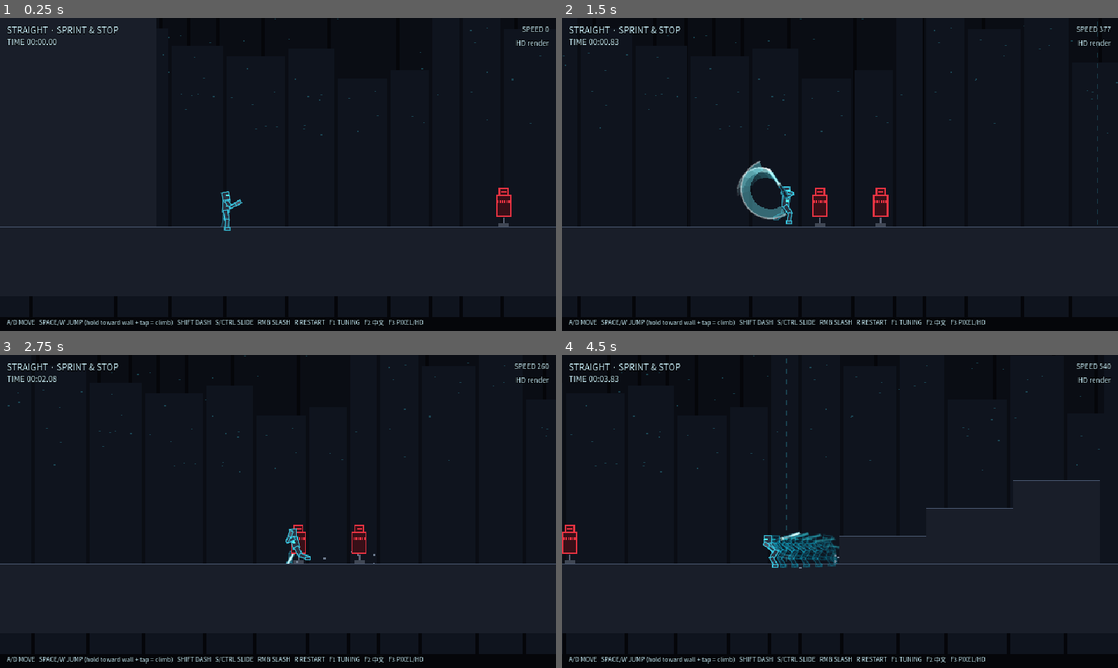
Above: before the commit, frames 1-4 (two rows, left to right).
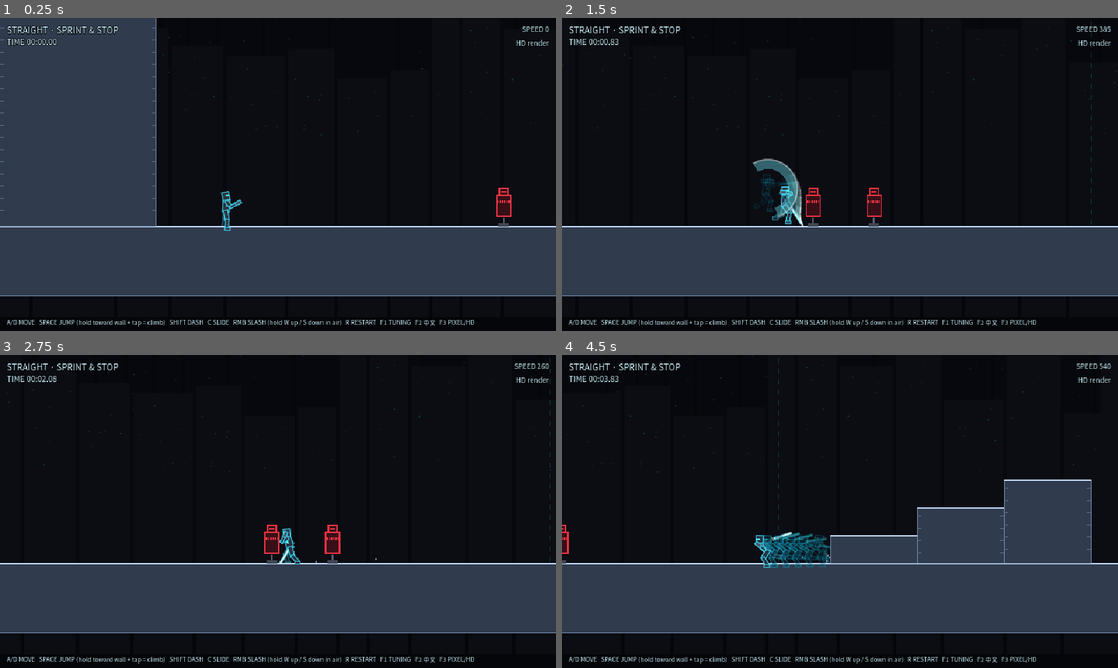
Above: after the commit, the same moments.

Repository: tntsgdi/NEON-RAID
Game: Godot game, scene res://scenes/main.tscn
Same seed, same stepped clock (60 frames per second), same inputs: the game is played once before the commit and once after it.
Inputs (mouse positions are in pixels of both pictures, inside the frame that each line leads up to):
- Up to frame 1 (0.25 s): no input
- Up to frame 2 (1.5 s): tap Enter at 0.5 s; move the mouse to (962, 158) at 0.52 s; hold D (move_right) from 0.53 s (still down); tap Shift (dash) at 0.6 s; click (962, 158) at 0.67 s; tap Space (jump) at 0.77, 1.07 s; right-click (962, 158) at 0.8 s; move the mouse to (728, 190) at 1.27 s; right-click (728, 190) at 1.35 s
- Up to frame 3 (2.75 s): tap Space (jump) at 1.52, 1.82 s; tap C (slide, bound only after the commit) at 1.55 s; move the mouse to (333, 442) at 2.02 s; release D (move_right) at 2.03 s; hold A (move_left) from 2.03 s (still down); hold C (slide, bound only after the commit) from 2.03 s (still down); tap Ctrl (slide, bound only before the commit) at 2.3 s
- Up to frame 4 (4.5 s): move the mouse to (812, 574) at 2.77 s; release A (move_left) at 2.78 s; release C (slide, bound only after the commit) at 2.78 s; hold D (move_right) 2.78-4.28 s; tap Ctrl (slide, bound only before the commit) at 2.85 s; click (812, 574) at 2.92 s; tap Space (jump) at 3.02, 3.05, 3.32 s; move the mouse to (1006, 558) at 3.52 s; hold Space (jump) 3.53-4.28 s; tap Shift (dash) at 3.8, 4.35 s; move the mouse to (673, 464) at 4.27 s; hold A (move_left) from 4.28 s (still down)

The runs differ from the first frame. In frame 1, 41% of the frame differs, in the area x 0-100%, y 0-99%; in frame 2, 25%; in frame 3, 25%; in frame 4, 33%.

Commit message:
Facing-based slash with up/down slash, C to slide, readable walls
Slash follows facing (hold W for up slash, S in air for down slash with
pogo bounce); slide moves to C and jump is Space only. Solid geometry
is brighter with outlines and grip marks, backdrop darker, and wall
slides throw sparks so walls are obvious.

Diff:
--- a/scripts/core/controls.gd
+++ b/scripts/core/controls.gd
@@ -6,9 +6,9 @@
 	"move_right": [KEY_D, KEY_RIGHT],
 	"move_up": [KEY_W, KEY_UP],
 	"move_down": [KEY_S, KEY_DOWN],
-	"jump": [KEY_SPACE, KEY_W],
+	"jump": [KEY_SPACE],
 	"dash": [KEY_SHIFT],
-	"slide": [KEY_CTRL, KEY_S],
+	"slide": [KEY_C],
 	"restart": [KEY_R],
 	"tuning": [KEY_F1],
 	"language": [KEY_F2],
--- a/scripts/core/i18n.gd
+++ b/scripts/core/i18n.gd
@@ -14,8 +14,8 @@
 	"HUD_SPEED": ["速度 %d", "SPEED %d"],
 	"HUD_FINISH": ["完成  %s", "CLEAR  %s"],
 	"HUD_HINT": [
-		"A/D 移动   空格/W 跳（贴墙按住朝墙连按=爬墙）   Shift 冲刺   S/Ctrl 滑铲   右键 挥刀   R 重来   F1 调参   F2 English   F3 像素/高清",
-		"A/D MOVE   SPACE/W JUMP (hold toward wall + tap = climb)   SHIFT DASH   S/CTRL SLIDE   RMB SLASH   R RESTART   F1 TUNING   F2 中文   F3 PIXEL/HD",
+		"A/D 移动   空格 跳（贴墙按住朝墙连按 = 爬墙）   Shift 冲刺   C 滑铲   右键 挥刀（按住 W 上挑 / 空中按住 S 下劈）   R 重来   F1 调参   F2 English   F3 像素/高清",
+		"A/D MOVE   SPACE JUMP (hold toward wall + tap = climb)   SHIFT DASH   C SLIDE   RMB SLASH (hold W up / S down in air)   R RESTART   F1 TUNING   F2 中文   F3 PIXEL/HD",
 	],
 	"HUD_MODE_HD": ["高清渲染", "HD render"],
 	"HUD_MODE_PIXEL": ["像素渲染 640×360", "Pixel render 640x360"],
--- a/scripts/level/city_backdrop.gd
+++ b/scripts/level/city_backdrop.gd
@@ -5,14 +5,15 @@
 var tint := Color(0.06, 0.08, 0.12)
 var height := 200.0
 var seed_value := 1
-var window_color := Color(0.25, 0.85, 0.95, 0.25)
+var window_color := Color(0.25, 0.85, 0.95, 0.14)
 
 
 static func make() -> Node2D:
 	var root := Node2D.new()
 	root.name = "Backdrop"
-	root.add_child(_layer(Vector2(0.15, 0.3), Color(0.04, 0.05, 0.08), 260.0, 7))
-	root.add_child(_layer(Vector2(0.4, 0.6), Color(0.06, 0.08, 0.12), 180.0, 3))
+	# 背景压暗、低对比，免得被当成能站能蹬的墙
+	root.add_child(_layer(Vector2(0.15, 0.3), Color(0.028, 0.034, 0.052), 260.0, 7))
+	root.add_child(_layer(Vector2(0.4, 0.6), Color(0.042, 0.05, 0.075), 180.0, 3))
 	return root
 
 
--- a/scripts/level/test_range.gd
+++ b/scripts/level/test_range.gd
@@ -35,8 +35,11 @@
 const FINISH_X := 2950.0
 const PIT_Y := 220.0
 
-const FILL := Color(0.1, 0.12, 0.16)
-const TOP := Color(0.3, 0.36, 0.46)
+## 实体要和背景一眼分开：更亮的填充 + 四边描边；可以蹬的墙面上有横向抓痕
+const FILL := Color(0.19, 0.23, 0.3)
+const EDGE := Color(0.46, 0.56, 0.7)
+const TOP := Color(0.75, 0.84, 0.95)
+const GRIP := Color(0.36, 0.44, 0.56)
 const MARK := Color(0.25, 0.85, 0.95, 0.22)
 
 var dummies: Array[TargetDummy] = []
@@ -86,7 +89,14 @@
 			y += 12.0
 	for r in SOLIDS:
 		draw_rect(r, FILL)
-		draw_line(r.position + Vector2(0, 0.5), Vector2(r.end.x, r.position.y + 0.5), TOP, 1.0)
+		draw_rect(r, EDGE, false, 1.0)
+		draw_line(r.position + Vector2(0, 0.5), Vector2(r.end.x, r.position.y + 0.5), TOP, 2.0)
+		if r.size.y > 60.0:
+			var y: float = r.position.y + 10.0
+			while y < minf(r.end.y, 0.0) - 6.0:
+				draw_line(Vector2(r.position.x, y), Vector2(r.position.x + 5, y), GRIP, 1.0)
+				draw_line(Vector2(r.end.x - 5, y), Vector2(r.end.x, y), GRIP, 1.0)
+				y += 14.0
 	# 终点线：青色斜纹
 	for i in 12:
 		var c := Color(0.25, 0.9, 1.0, 0.8) if i % 2 == 0 else Color(0.05, 0.25, 0.3, 0.8)
--- a/scripts/player/player.gd
+++ b/scripts/player/player.gd
@@ -16,8 +16,6 @@
 const CHEST := Vector2(0, -26)
 const STAND := Vector2(12, 36)
 const LOW := Vector2(12, 16)
-const ASSIST_RANGE := 64.0
-const ASSIST_ANGLE := 45.0
 
 var input: PlayerInput = DeviceInput.new()
 var state := State.AIR
@@ -192,6 +190,11 @@
 		return
 	velocity.x = _wall_dir * 30.0
 	_gravity(delta, T.wall_slide_speed, T)
+	# 贴墙时手上擦出火星，一眼看出"正扒在墙上"
+	_skid_dust -= delta
+	if _skid_dust <= 0.0 and velocity.y > 20.0:
+		_skid_dust = 0.05
+		Fx.dust(fx_parent, global_position + Vector2(_wall_dir * 6, -24), float(-_wall_dir), 2)
 
 
 func _dash(delta: float, T: Dictionary) -> void:
@@ -427,14 +430,14 @@
 	_slash_queued = false
 	_slash_hit_done = false
 	_slash_dash = state == State.DASH
-	_slash_aim = _assist_aim(aim)
+	_slash_aim = _slash_dir()
 	var heavy := step == 2 or _slash_dash
 	trail.heavy = heavy
 	Audio.play("swing_heavy" if heavy else "swing", -5.0)
-	# 出刀前冲：地面朝出刀方向踏一步；空中第一刀稍微滞空
+	# 出刀前冲：横斩在地面朝前踏一步；空中第一刀稍微滞空
 	var lunge: float = T.slash_lunge * (1.5 if step == 2 else 1.0)
-	var sx := signf(_slash_aim.x) if absf(_slash_aim.x) > 0.2 else float(facing)
-	if state == State.GROUND:
+	var sx := float(facing)
+	if state == State.GROUND and _slash_aim.y == 0.0:
 		if signf(velocity.x) == sx:
 			velocity.x = sx * maxf(absf(velocity.x), lunge)
 		else:
@@ -446,29 +449,21 @@
 			velocity.y = minf(velocity.y, 10.0)
 
 
-## 挥刀吸附：瞄准方向左右 45° 内、够得着的敌人里最近的那个
-func _assist_aim(a: Vector2) -> Vector2:
-	var origin := global_position + CHEST
-	var best := a
-	var best_d := INF
-	for n in get_tree().get_nodes_in_group("hittable"):
-		if n.has_method("alive") and not n.alive():
-			continue
-		var to: Vector2 = n.hurt_rect().get_center() - origin
-		var d := to.length()
-		if d > ASSIST_RANGE or absf(a.angle_to(to)) > deg_to_rad(ASSIST_ANGLE):
-			continue
-		if d < best_d:
-			best_d = d
-			best = to.normalized()
-	return best
+## 挥刀方向：固定朝面朝方向；按住上 = 上挑，空中按住下 = 下劈（不看鼠标）
+func _slash_dir() -> Vector2:
+	if input.move.y < -0.5:
+		return Vector2.UP
+	if input.move.y > 0.5 and state != State.GROUND and state != State.SLIDE:
+		return Vector2.DOWN
+	return Vector2(facing, 0)
 
 
 func _do_hit(T: Dictionary) -> void:
 	_slash_hit_done = true
 	var heavy := slash_step == 2 or _slash_dash
 	var reach := 20.0 + (6.0 if slash_step == 2 else 0.0) + (8.0 if _slash_dash else 0.0)
-	var origin := global_position + CHEST
+	# 下劈从腰部出刀，打得到脚下的敌人
+	var origin := global_position + (Vector2(0, -10) if _slash_aim == Vector2.DOWN else CHEST)
 	var center := origin + _slash_aim * 14.0
 	var hit_any := false
 	for n in get_tree().get_nodes_in_group("hittable"):
@@ -486,6 +481,11 @@
 	SlashFx.spawn(fx_parent, origin, base + s.from, base + s.to, facing, 14.0 + reach, heavy)
 	if hit_any:
 		Audio.play("hit_heavy" if heavy else "hit", -2.0)
+		# 下劈打中：像踩弹一样弹起来，并恢复空中冲刺
+		if _slash_aim == Vector2.DOWN and state != State.GROUND:
+			velocity.y = -T.jump_velocity * 0.85
+			_air_dashes = int(T.air_dashes)
+			_set_state(State.AIR)
 		impact.emit(6.0 if heavy else 3.5)
 		var stop: float = T.hit_stop * (1.7 if heavy else 1.0)
 		if stop > 0.0:
@@ -504,13 +504,12 @@
 	if state == State.WALL:
 		facing = -_wall_dir
 		return
-	if state == State.DASH or state == State.SLIDE or _wall_lock > 0.0 or _skidding():
+	# 挥刀期间锁朝向：刀不会挥到一半转身
+	if state == State.DASH or state == State.SLIDE or _wall_lock > 0.0 or _skidding() or slash_step >= 0:
 		return
 	var d := _dir_x()
 	if d != 0:
 		facing = d
-	elif state == State.GROUND and absf(velocity.x) < 20.0 and absf(aim.x) > 0.2:
-		facing = int(signf(aim.x))
 
 
 func _animate(delta: float, T: Dictionary) -> void:
--- a/tests/m1_test.gd
+++ b/tests/m1_test.gd
@@ -165,7 +165,8 @@
 	var d = main.range_.dummies[0]
 	var before: int = d.hits
 	var log := await _drive(Vector2(352, 0), [
-		{"frames": 2, "move": Vector2.ZERO, "aim": R},
+		{"frames": 1, "move": R},
+		{"frames": 20, "move": Vector2.ZERO},
 		{"frames": 1, "press": ["slash"]},
 		{"until": func(p): return p.slash_step == 0 and p._slash_time > 0.06, "max": 120},
 		{"frames": 1, "press": ["slash"]},
@@ -180,16 +181,19 @@
 		if e.slash >= 0:
 			steps_seen[e.slash] = true
 	_check(steps_seen.size() == 3, "三段连击都出现（%s）" % str(steps_seen.keys()))
-	# 吸附：鼠标朝斜上 35°，训练机在正前方，也能打中
-	var h0: int = d.hits
-	await _drive(Vector2(352, 0), [{"frames": 30, "aim": Vector2(0.82, -0.57)}, {"frames": 1, "press": ["slash"]}, {"frames": 40}])
-	_check(d.hits > h0 or not d.alive(), "挥刀吸附到瞄准方向 45° 内的敌人")
+	# 上挑：按住上再挥刀，刀朝正上方
+	await _drive(Vector2(352, 0), [{"frames": 2, "move": Vector2(0, -1)}, {"frames": 1, "move": Vector2(0, -1), "press": ["slash"]}, {"frames": 30, "move": Vector2(0, -1)}])
+	_check(player._slash_aim == Vector2.UP, "按住上挥刀 = 上挑（%s）" % str(player._slash_aim))
+	# 下劈：空中按住下挥刀，打中训练机会弹起来
+	var pogo := await _drive(Vector2(380, -58), [{"frames": 3, "move": Vector2(0, 1)}, {"frames": 1, "move": Vector2(0, 1), "press": ["slash"]}, {"frames": 40, "move": Vector2(0, 1)}])
+	var bounced := pogo.any(func(e): return e.vel.y < -300.0)
+	_check(player._slash_aim == Vector2.DOWN and bounced, "空中按住下挥刀 = 下劈，打中后弹起（%s）" % str(player._slash_aim))
 	# 打碎：一直砍到碎
 	var spam := []
 	for i in 12:
 		spam.append({"frames": 1, "press": ["slash"], "aim": R})
 		spam.append({"frames": 14, "aim": R})
-	await _drive(Vector2(352, 0), spam)
+	await _drive(Vector2(352, 0), [{"frames": 1, "move": R}] + spam)
 	var broke: bool = not d.alive() or d.hp == d.MAX_HP
 	_check(broke, "打满 HP 训练机会碎掉（hp=%d）" % d.hp)
 	for i in 200:
--- a/tests/pacing_probe.gd
+++ /dev/null
@@ -1,26 +0,0 @@
-extends SceneTree
-## 帧节奏探针：实时（不固定帧率）跑一段，记录每个渲染帧主角在画面上的位置变化。
-
-func _initialize() -> void:
-	_run.call_deferred()
-
-func _run() -> void:
-	root.add_child(load("res://tests/test_window.gd").new())
-	print("refresh=", DisplayServer.screen_get_refresh_rate(), " physics=", Engine.physics_ticks_per_second)
-	var main = load("res://scenes/main.tscn").instantiate()
-	root.add_child(main)
-	await process_frame
-	var p = main.player
-	main.place(Vector2(100, 0), Vector2(260, 0))
-	p.input = load("res://scripts/player/scripted_input.gd").new([{"frames": 600, "move": Vector2(1, 0)}])
-	var last := Vector2.ZERO
-	var deltas := []
-	for i in 150:
-		await process_frame
-		var sp: Vector2 = p.get_global_transform_with_canvas().origin
-		var wp: Vector2 = p.global_position
-		if i > 60:
-			deltas.append("%.1f/%.1f" % [sp.x - last.x, wp.x])
-		last = sp
-	print("screen dx / world x per frame: ", " ".join(deltas.slice(0, 50)))
-	quit(0)
Not shown, changed: README.md
Not shown, changed: design/DECISIONS.md
Not shown, changed: design/TODO.md
